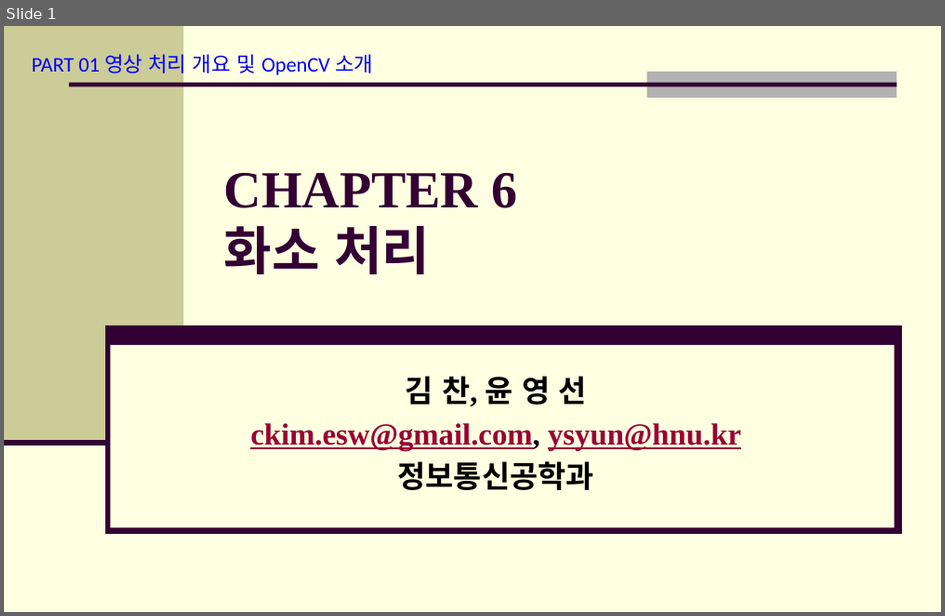
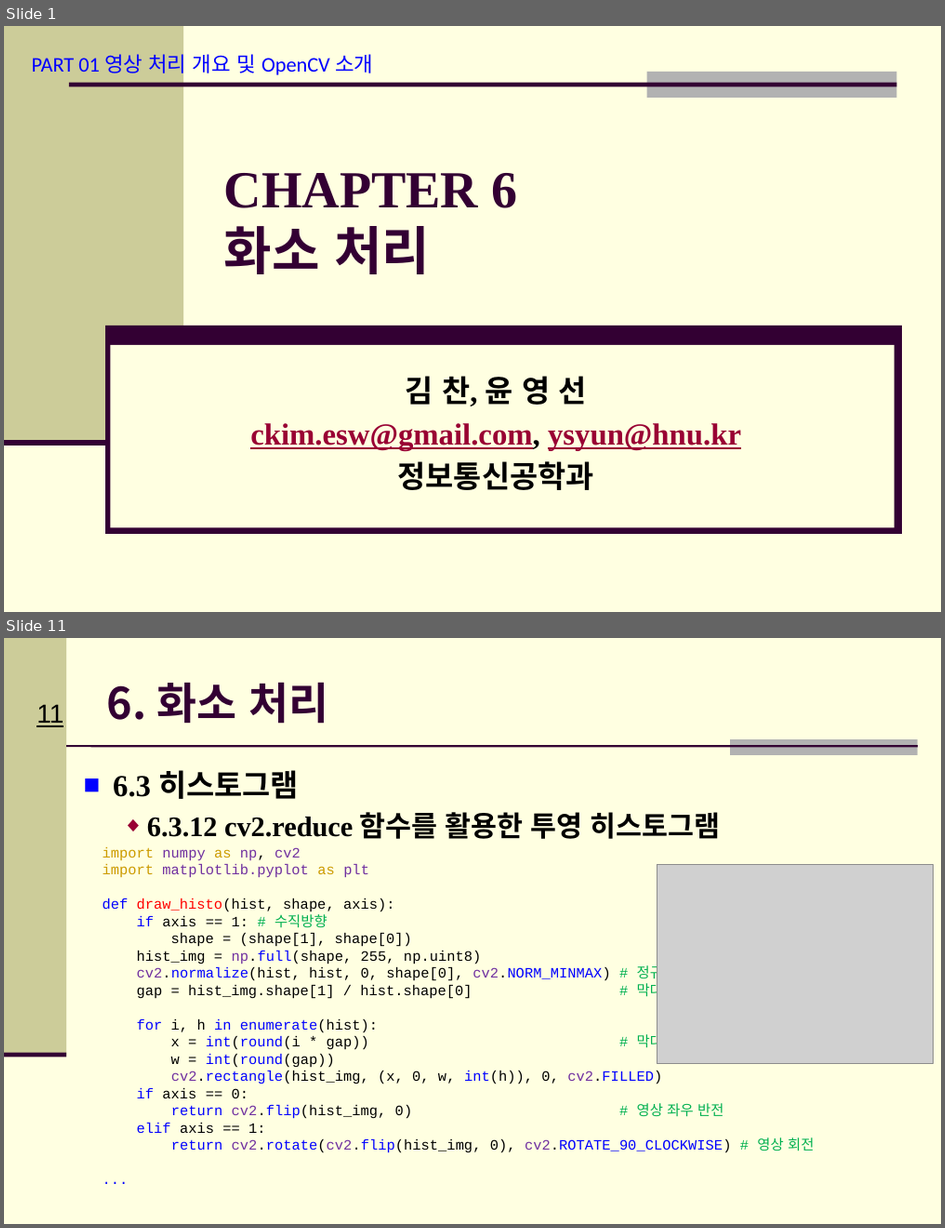
Before and after one commit to Hitbee-dev/OpenCV-Python, a slide deck: 2022-11-08/documents/CH_06 화소 처리.pptx. Shown one above the other, each under a label of ours: slide 1 before the commit, slides 1 and 11 after it; the slides between them are not shown. The pictures are 945x616 and 945x1228 pixels, drawn with LibreOffice and Linux fonts; fonts in the diff are those of the drawing; grey boxes stand for pictures; background and template pictures are left out. Boxes give left, top, right and bottom in pixels: in the first picture for what was removed or moved away, otherwise in the second. Text is boxed around its words. In the diff, an @@ line names an element or a change of style, - is before the commit and + after.

```diff
--- a/2022-11-08/documents/CH_06 화소 처리.pptx
+++ b/2022-11-08/documents/CH_06 화소 처리.pptx
@@ slide 11 added at (x1=4, y1=638, x2=941, y2=1224), background #FFFFE1 @@
@@ rectangle added at (x1=4, y1=638, x2=67, y2=1055), fill #CCCC99 @@
@@ title added at (x1=107, y1=682, x2=329, y2=724), 33.3 pt, text #330033, bold @@
+6. 화소 처리
@@ page number added at (x1=37, y1=704, x2=64, y2=727), 20 pt, text #000000, underline @@
+11
@@ line added from (67, 746) to (918, 746), #330033 1.5 pt @@
@@ rectangle added at (x1=730, y1=739, x2=918, y2=755), fill #B2B2B2 @@
@@ text added at (x1=113, y1=770, x2=720, y2=839), 21.7 pt, text #000000, bold @@
+■ 6.3 히스토그램
+  ◆ 6.3.12 cv2.reduce 함수를 활용한 투영 히스토그램
@@ text added at (x1=103, y1=847, x2=814, y2=1153), 11 pt, text #000000 @@
+import numpy as np, cv2
+import matplotlib.pyplot as plt
+def draw_histo(hist, shape, axis):
+if axis == 1: # 수직방향
+shape = (shape[1], shape[0])
+hist_img = np.full(shape, 255, np.uint8)
+cv2.normalize(hist, hist, 0, shape[0], cv2.NORM_MINMAX) # 정규화
+gap = hist_img.shape[1] / hist.shape[0] # 막대 너비
+for i, h in enumerate(hist):
+x = int(round(i * gap)) # 막대 시작 좌표
+w = int(round(gap))
+cv2.rectangle(hist_img, (x, 0, w, int(h)), 0, cv2.FILLED)
+if axis == 0:
+return cv2.flip(hist_img, 0) # 영상 좌우 반전
+elif axis == 1:
+return cv2.rotate(cv2.flip(hist_img, 0), cv2.ROTATE_90_CLOCKWISE) # 영상 회전
+...
@@ picture added at (x1=658, y1=865, x2=933, y2=1065) @@
@@ line added from (4, 1055) to (67, 1055), #330033 3.5 pt @@
```
Also in this commit, not shown: 6 slides changed, 3 other slides added, 4 other files.
